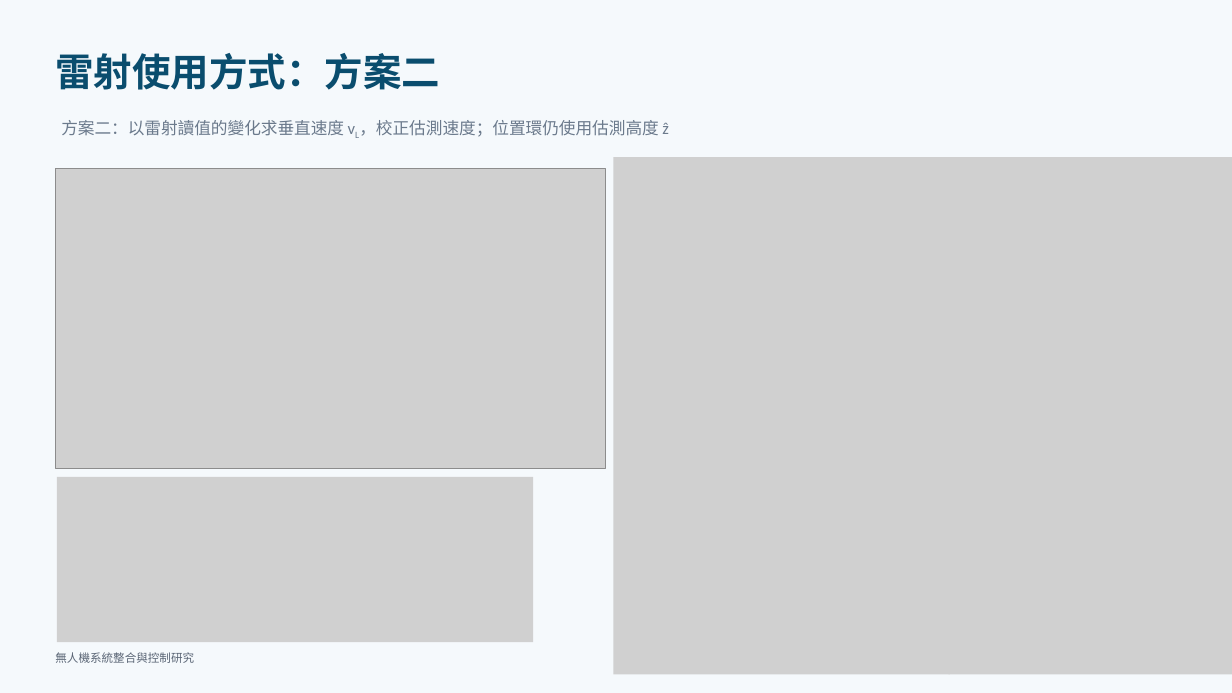
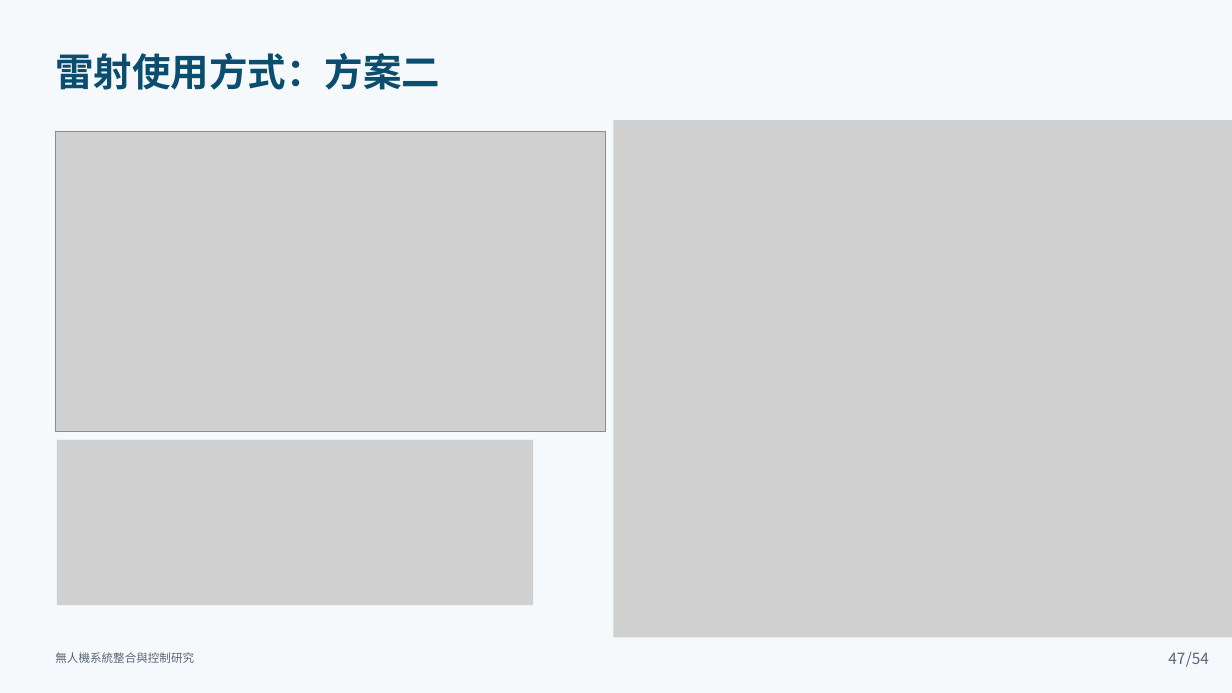
Before and after one commit to lingken1028/-, a slide deck: slide 47 of 無人機系統整合與控制研究_口試簡報 (2).pptx. Drawn at 1232x693 pixels with LibreOffice and Linux fonts; fonts in the diff are those of the drawing; grey boxes stand for pictures. Boxes give left, top, right and bottom in pixels: in the first picture for what was removed or moved away, otherwise in the second. Text is boxed around its words. In the diff, an @@ line names an element or a change of style, - is before the commit and + after.

```diff
--- a/無人機系統整合與控制研究_口試簡報 (2).pptx
+++ b/無人機系統整合與控制研究_口試簡報 (2).pptx
@@ text removed at [61, 120, 669, 137] @@
-方案二：以雷射讀值的變化求垂直速度 vL，校正估測速度；位置環仍使用估測高度 ẑ
@@ 4 pictures: place and size @@
-4 pictures at [55, 157, 1232, 675]
+4 pictures at [55, 120, 1232, 638]
@@ page number added at [1168, 652, 1185, 664], 12 pt, text #5A6575 @@
+47
@@ text added at [1186, 652, 1209, 667], 12 pt, text #5A6575 @@
+/54
```
Also in this commit, not shown: 53 other slides changed, 2 slides added.
